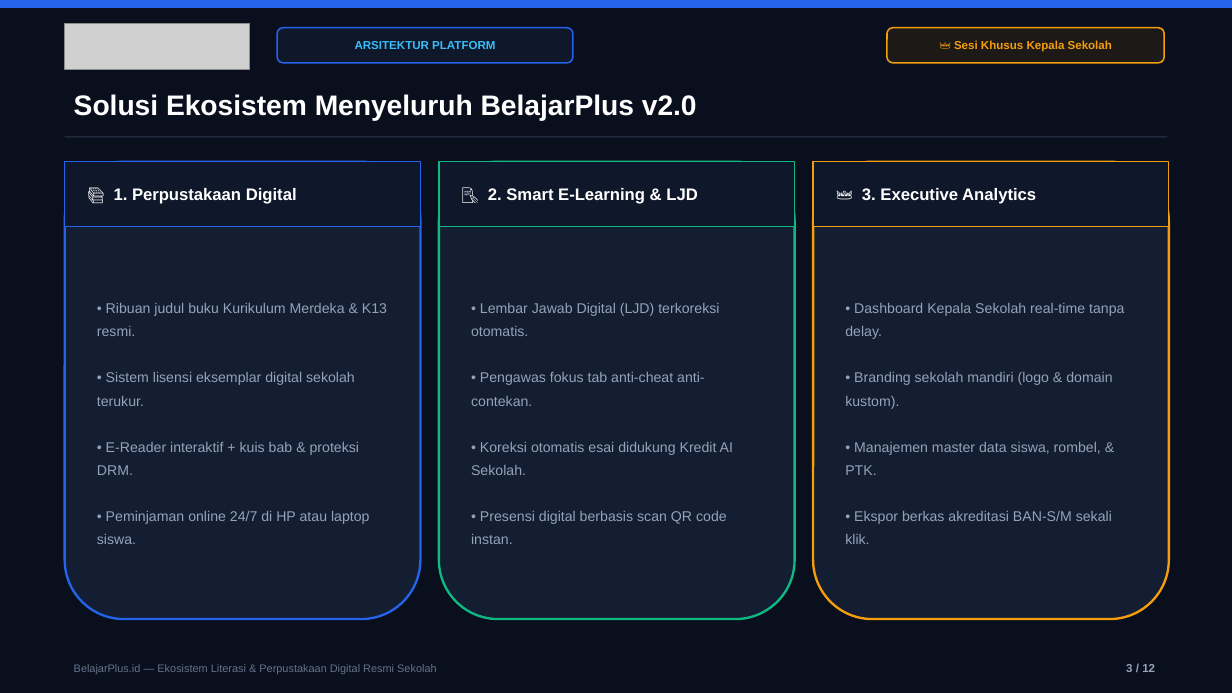
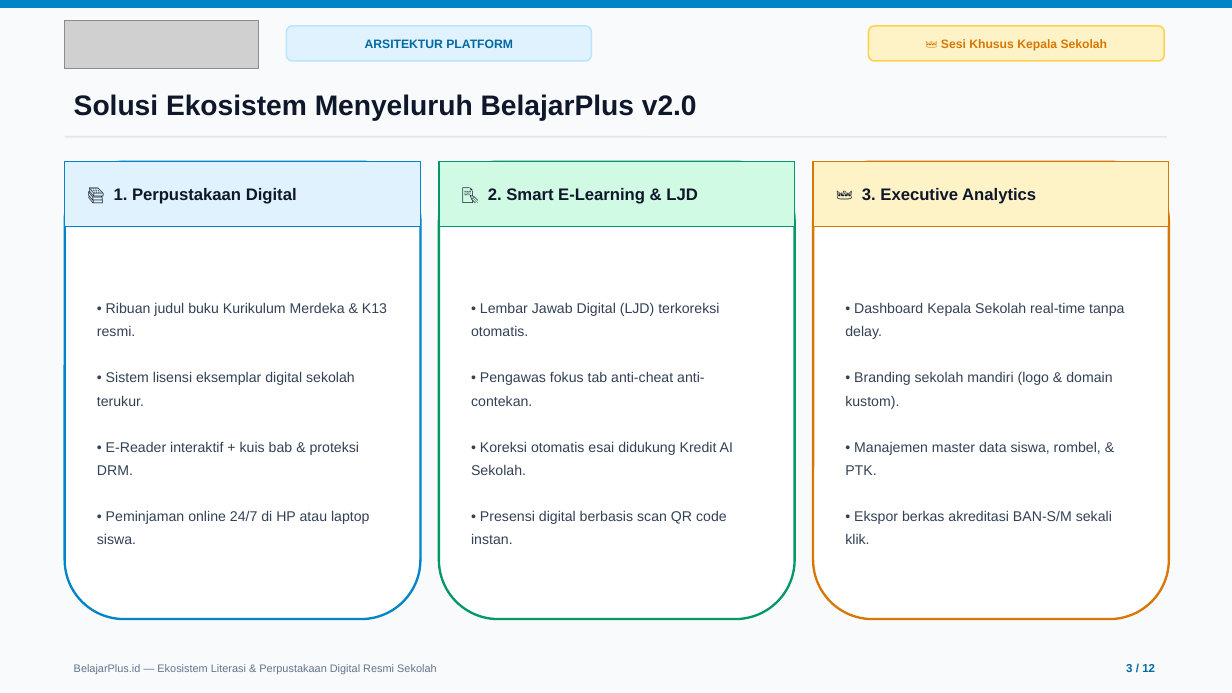
Before and after one commit to errorcript/belajarplus-tutorial, a slide deck: slide 3 of Sosialisasi_BelajarPlus_Kepala_Sekolah.pptx. Drawn at 1232x693 pixels with LibreOffice and Linux fonts; fonts in the diff are those of the drawing; grey boxes stand for pictures. Boxes give left, top, right and bottom in pixels: in the first picture for what was removed or moved away, otherwise in the second. Text is boxed around its words. In the diff, an @@ line names an element or a change of style, - is before the commit and + after.

Commit message:
style(pptx): switch presentation from dark mode to official clean light BelajarPlus theme

```diff
--- a/Sosialisasi_BelajarPlus_Kepala_Sekolah.pptx
+++ b/Sosialisasi_BelajarPlus_Kepala_Sekolah.pptx
@@ background #0A0F1D to #F8FAFC @@
@@ rectangle at <box>0,0,1232,7</box>: fill #2563EB to #0284C7; outline #2563EB 1 pt to #0284C7 1 pt @@
@@ picture: place and size @@
-picture at <box>65,23,250,69</box>
+picture at <box>65,20,259,68</box>
@@ text "ARSITEKTUR PLATFORM": place and size @@
-text "ARSITEKTUR PLATFORM" at <box>355,41,495,49</box>
+text "ARSITEKTUR PLATFORM" at <box>365,39,513,48</box>
@@ text "ARSITEKTUR PLATFORM" at <box>365,39,513,48</box>: size 9 to 9.5 pt, text colour #38BDF8 to #0369A1 @@
@@ rounded rectangle: place and size @@
-rounded rectangle at <box>277,28,573,63</box>
+rounded rectangle at <box>287,26,592,61</box>
@@ rounded rectangle at <box>287,26,592,61</box>: fill #0F172A to #E0F2FE; outline #2563EB 1.2 pt to #BAE6FD 1.2 pt @@
@@ text "👑 Sesi Khusus Kepala Sekolah": place and size @@
-text "👑 Sesi Khusus Kepala Sekolah" at <box>954,40,1112,52</box>
+text "👑 Sesi Khusus Kepala Sekolah" at <box>941,39,1108,51</box>
@@ text "👑 Sesi Khusus Kepala Sekolah" at <box>941,39,1108,51</box>: size 9 to 9.5 pt, text colour #F59E0B to #D97706 @@
@@ rounded rectangle: place and size @@
-rounded rectangle at <box>887,28,1165,63</box>
+rounded rectangle at <box>869,26,1165,61</box>
@@ rounded rectangle at <box>869,26,1165,61</box>: fill #1C1917 to #FEF3C7; outline #F59E0B 1.2 pt to #FCD34D 1.2 pt @@
@@ line (65, 137) - (1167, 137): stroke #1E293B 1.2 pt to #E2E8F0 1.2 pt @@
@@ rounded rectangle at <box>65,162,421,619</box>: fill #131E32 to #FFFFFF; outline #2563EB 1.8 pt to #0284C7 1.8 pt @@
@@ rectangle at <box>65,162,421,226</box>: fill #0F172A to #E0F2FE; outline #2563EB 1 pt to #0284C7 1 pt @@
@@ rounded rectangle at <box>439,162,795,619</box>: fill #131E32 to #FFFFFF; outline #10B981 1.8 pt to #059669 1.8 pt @@
@@ rectangle at <box>439,162,795,226</box>: fill #0F172A to #D1FAE5; outline #10B981 1 pt to #059669 1 pt @@
@@ rounded rectangle at <box>813,162,1169,619</box>: fill #131E32 to #FFFFFF; outline #F59E0B 1.8 pt to #D97706 1.8 pt @@
@@ rectangle at <box>813,162,1169,226</box>: fill #0F172A to #FEF3C7; outline #F59E0B 1 pt to #D97706 1 pt @@
@@ text colour #FFFFFF to #0F172A in 4 elements at <box>74,94,697,121</box>, <box>114,188,297,204</box>, <box>488,188,697,204</box>, <box>862,188,1036,204</box> @@
@@ text colour #94A3B8 to #334155 in 3 elements at <box>97,302,387,544</box>, <box>471,302,733,544</box>, <box>845,302,1124,544</box> @@
@@ text "3 / 12" at <box>1126,664,1155,672</box>: text colour #94A3B8 to #0369A1 @@
```
Also in this commit, not shown: 11 other slides changed, 13 other files.
